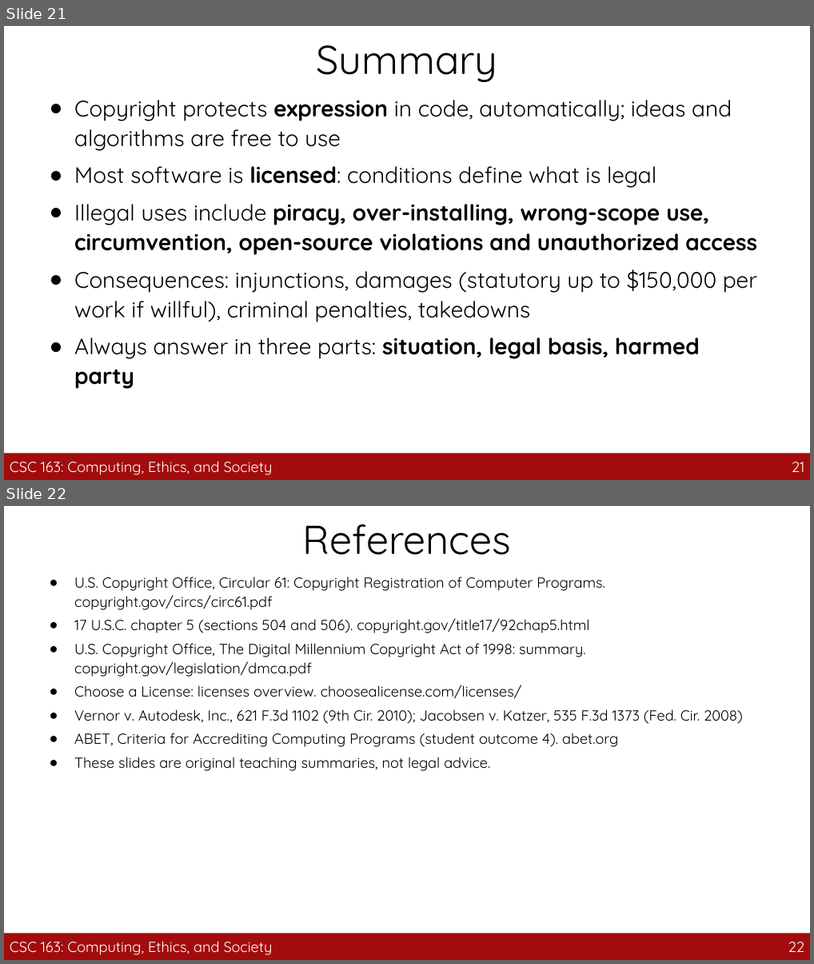
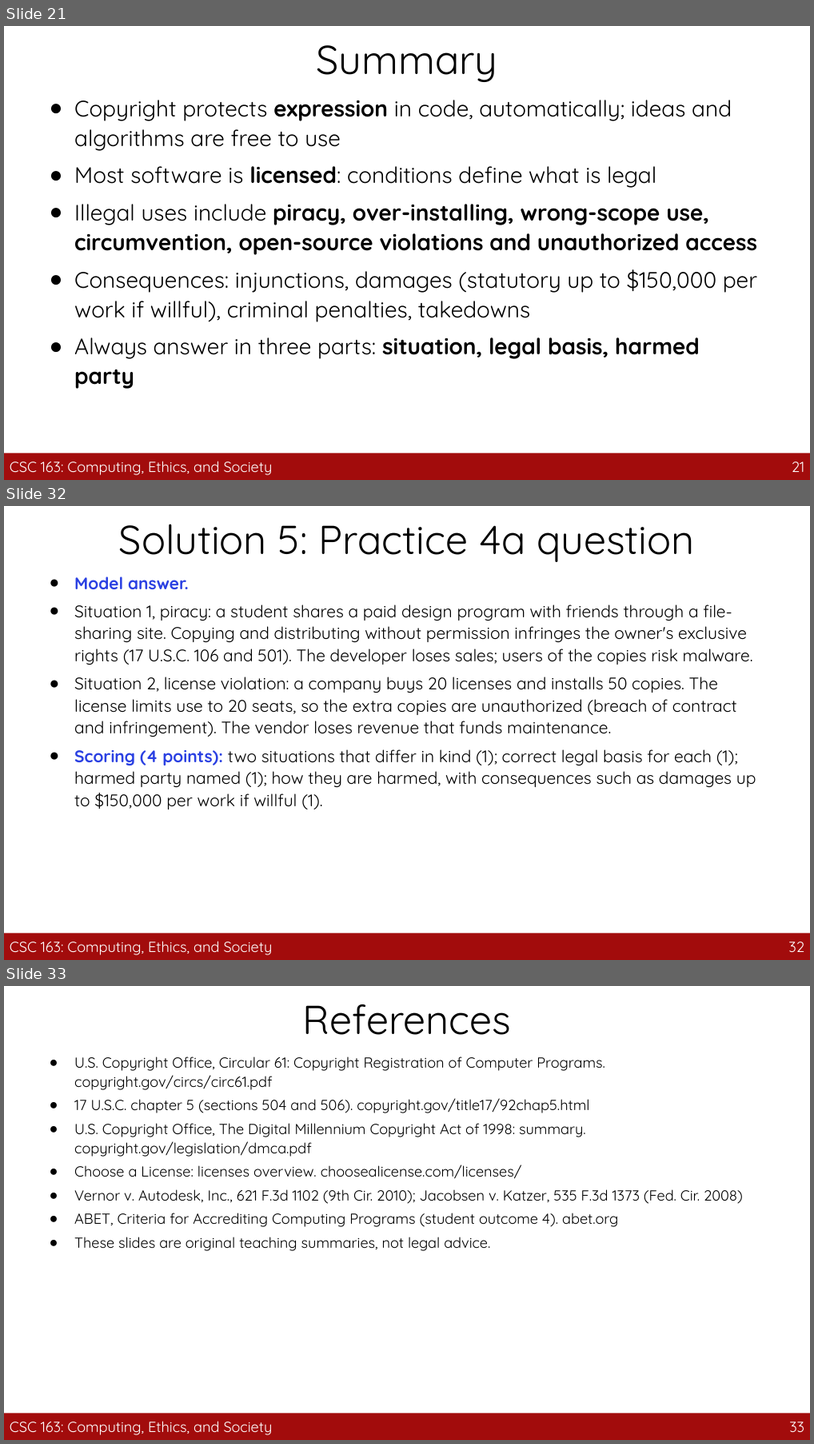
Before and after one commit to guhofstra/CSC163Fa26, a slide deck: PPTs/A1_Software_Law_and_Illegal_Use.pptx. Shown one above the other, each under a label of ours: slides 21 and 22 before the commit, slides 21, 32 and 33 after it; the slides between them are not shown. The pictures are 814x964 and 814x1444 pixels, drawn with LibreOffice and Linux fonts; fonts in the diff are those of the drawing. Boxes give left, top, right and bottom in pixels: in the first picture for what was removed or moved away, otherwise in the second. Text is boxed around its words. In the diff, an @@ line names an element or a change of style, - is before the commit and + after.

```diff
--- a/PPTs/A1_Software_Law_and_Illegal_Use.pptx
+++ b/PPTs/A1_Software_Law_and_Illegal_Use.pptx
@@ slide 32 added at (4, 506, 810, 960), background #FFFFFF @@
@@ title added at (119, 524, 695, 562), 36 pt, text #000000 @@
+Solution 5: Practice 4a question
@@ text added at (74, 576, 757, 809), 15 pt, text #000000 @@
+● Model answer.
+● Situation 1, piracy: a student shares a paid design program with friends through a file-sharing site. Copying and distributing without permission infringes the owner's exclusive rights (17 U.S.C. 106 and 501). The developer loses sales; users of the copies risk malware.
+● Situation 2, license violation: a company buys 20 licenses and installs 50 copies. The license limits use to 20 seats, so the extra copies are unauthorized (breach of contract and infringement). The vendor loses revenue that funds maintenance.
+● Scoring (4 points): two situations that differ in kind (1); correct legal basis for each (1); harmed party named (1); how they are harmed, with consequences such as damages up to $150,000 per work if willful (1).
@@ rectangle added at (4, 932, 810, 959), fill #A20C0C @@
@@ text added at (10, 940, 273, 955), 13 pt, text #FFFFFF @@
+CSC 163: Computing, Ethics, and Society
@@ page number added at (789, 941, 805, 952), 13 pt, text #FFFFFF @@
+32
@@ what was slide 22 is now slide 33 @@
@@ page number at (790, 1421, 805, 1432): text changed @@
-22
+33
```
Also in this commit, not shown: 10 other slides added, 25 other files.
